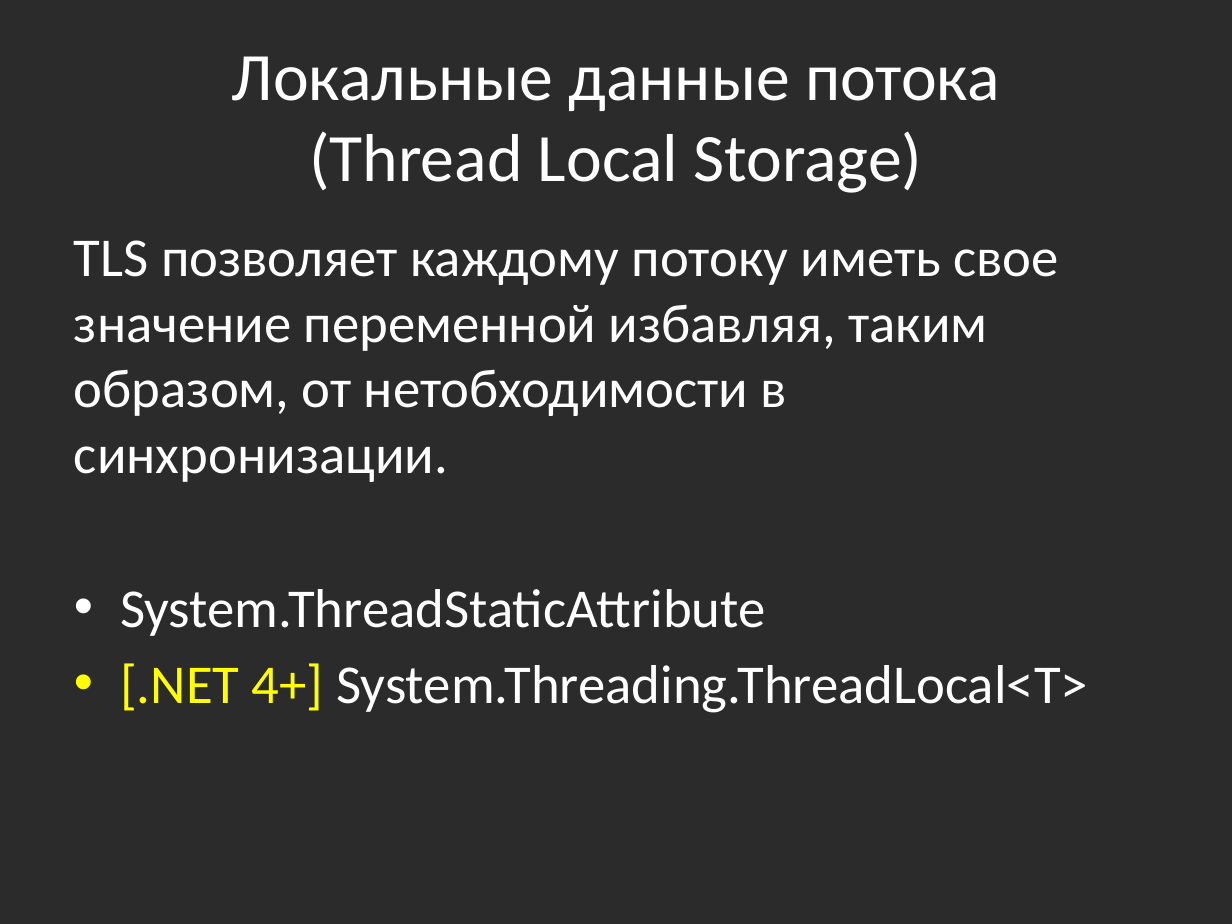
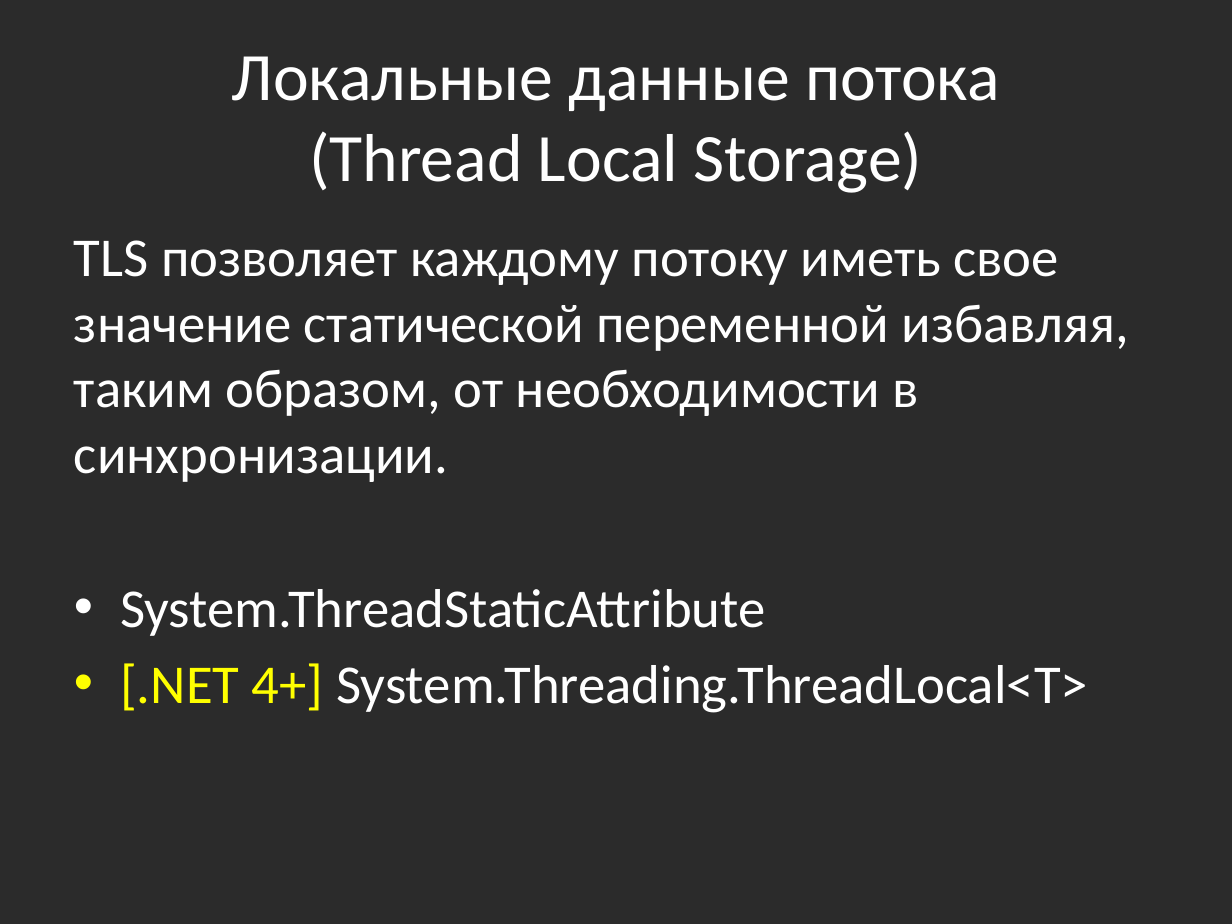
Before and after one commit to bazile/Training, a slide deck: slide 12 of Presentation/lesson-08-multithreading.pptx. Drawn at 1232x924 pixels with LibreOffice and Linux fonts; fonts in the diff are those of the drawing; background and template pictures are left out; a plain dark background stands for a picture behind light text. Boxes give left, top, right and bottom in pixels: in the first picture for what was removed or moved away, otherwise in the second. Text is boxed around its words. In the diff, an @@ line names an element or a change of style, - is before the commit and + after.

```diff
--- a/Presentation/lesson-08-multithreading.pptx
+++ b/Presentation/lesson-08-multithreading.pptx
@@ text at (74,240,1129,482): text changed @@
-TLS позволяет каждому потоку иметь свое значение переменной избавляя, таким образом, от нетобходимости в синхронизации.
+TLS позволяет каждому потоку иметь свое значение статической переменной избавляя, таким образом, от необходимости в синхронизации.
```
Also in this commit, not shown: 4 other slides changed.
